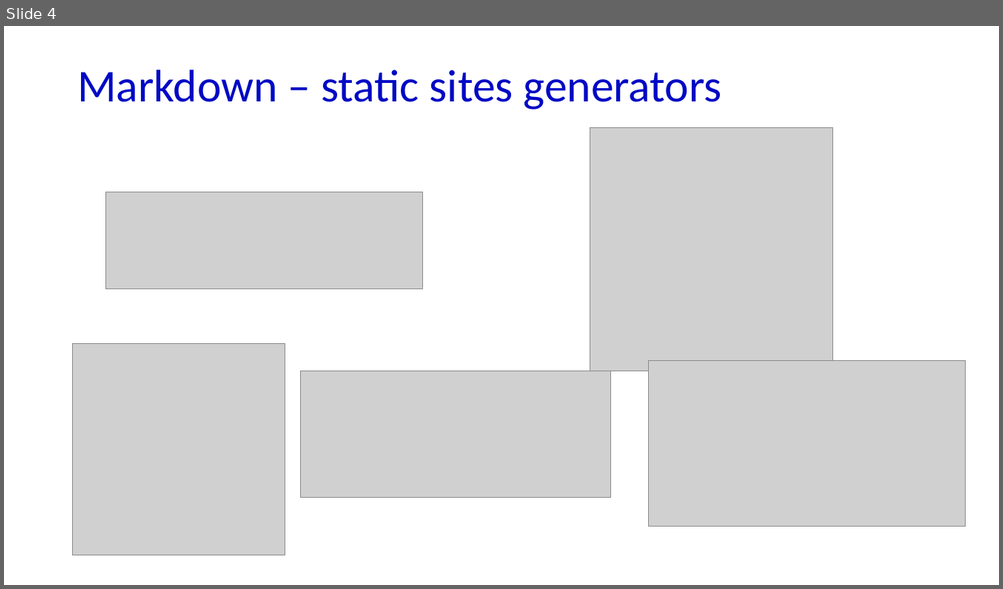
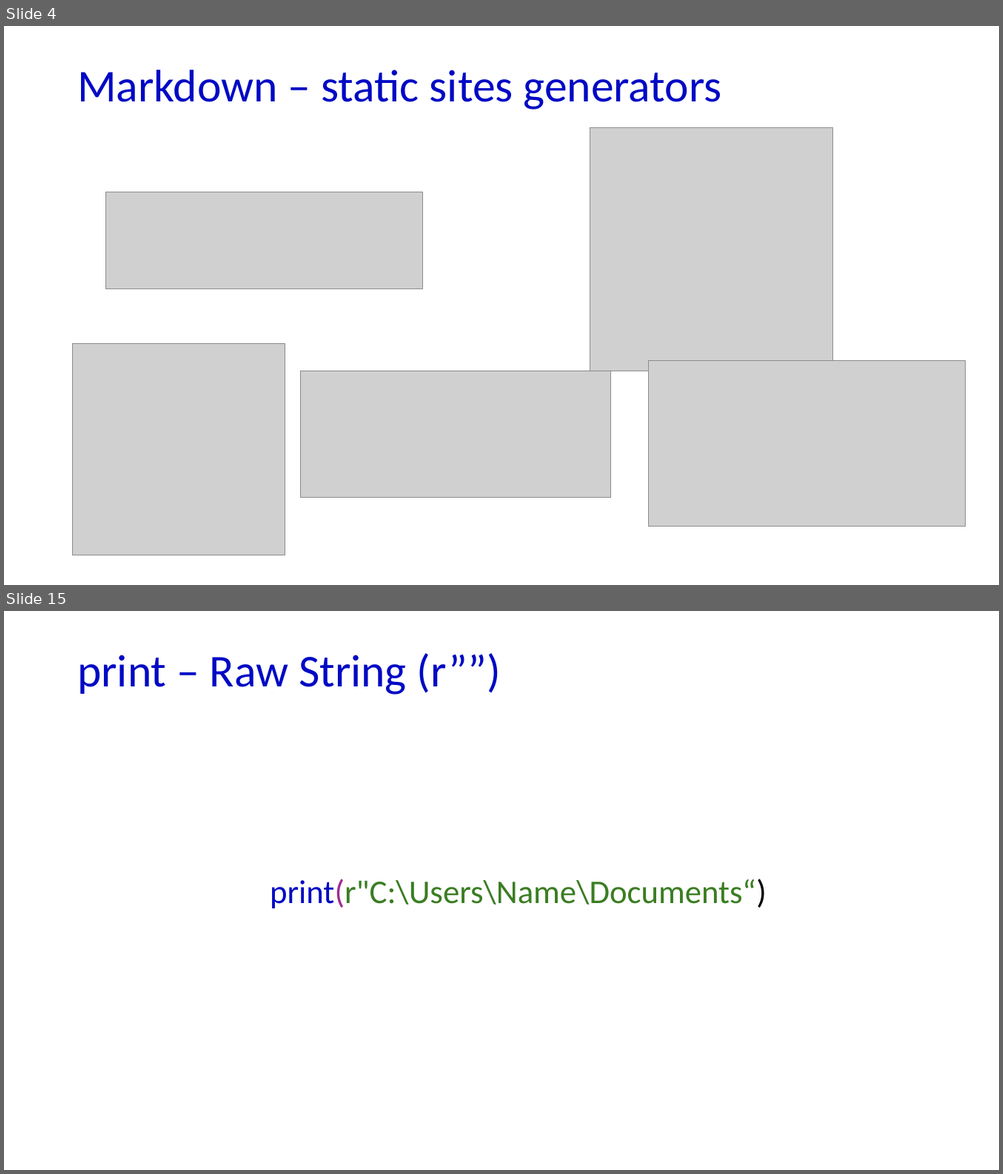
Before and after one commit to marslearnings/Machine-Learning-With-Python, a slide deck: ppt/Python.pptx. Shown one above the other, each under a label of ours: slide 4 before the commit, slides 4 and 15 after it; the slides between them are not shown. The pictures are 1003x589 and 1003x1174 pixels, drawn with LibreOffice and Linux fonts; fonts in the diff are those of the drawing; grey boxes stand for pictures. Boxes give left, top, right and bottom in pixels: in the first picture for what was removed or moved away, otherwise in the second. Text is boxed around its words. In the diff, an @@ line names an element or a change of style, - is before the commit and + after.

Commit message:
added new concept print statements

```diff
--- a/ppt/Python.pptx
+++ b/ppt/Python.pptx
@@ slide 15 added at <box>4,611,999,1170</box>, background #FFFFFF @@
@@ title added at <box>77,653,501,695</box>, 66 pt, text #0009C4 @@
+print – Raw String (r””)
@@ text added at <box>270,879,766,909</box>, 48 pt, text #3B7D23 @@
+print(r"C:\Users\Name\Documents“)
```
Also in this commit, not shown: 10 other slides added, 4 other files.
